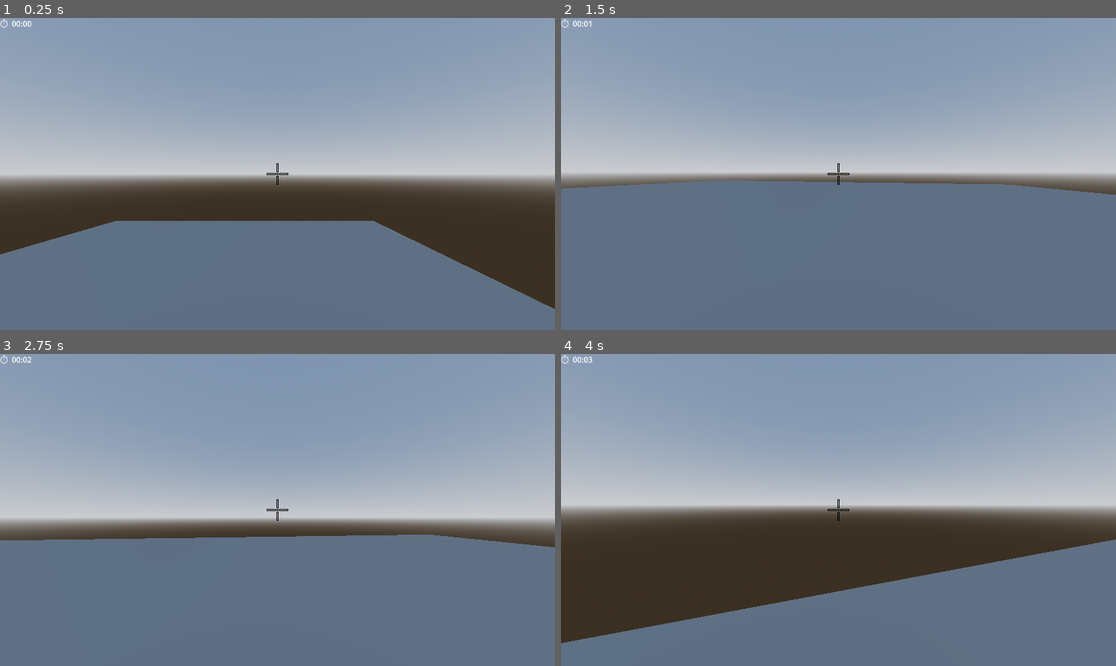
Above: before the commit, frames 1-4 (two rows, left to right).
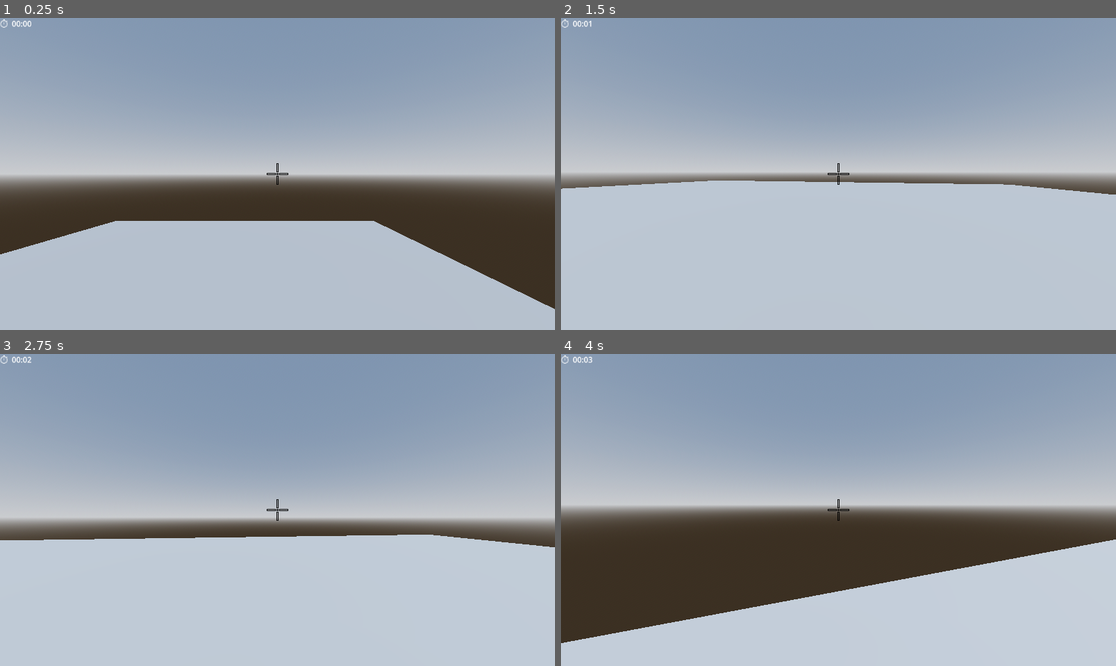
Above: after the commit, the same moments.

Repository: HaL-underscore-27/gamejam-outcasts
Game: Godot game, scene res://main.tscn
Two runs of this game, one before a commit and one after it. Both use one fixed random seed, a clock stepped at 60 frames per second and the inputs below.
Inputs (mouse positions are in pixels of both pictures, inside the frame that each line leads up to):
- Up to frame 1 (0.25 s): no input
- Up to frame 2 (1.5 s): move the mouse to (866, 174) at 0.52 s; hold Shift (sprint) 0.53-1.28 s; hold W (up) from 0.53 s (still down); tap Space (jump) at 0.77 s; move the mouse to (810, 174) at 1.27 s; tap Shift (sprint) at 1.35 s
- Up to frame 3 (2.75 s): keep holding W (up); tap Space (jump) at 1.52 s; move the mouse to (288, 503) at 2.02 s; hold Shift (sprint) from 2.03 s (still down)
- Up to frame 4 (4 s): keep holding W (up); move the mouse to (832, 516) at 2.77 s; release Shift (sprint) at 2.78 s; tap Shift (sprint) at 2.85 s; tap Space (jump) at 3.02, 3.77 s; move the mouse to (877, 513) at 3.52 s; hold Shift (sprint) from 3.53 s (still down)

The runs differ from the first frame. In frame 1, 29% of the frame differs, in the area x 0-100%, y 65-100%; in frame 2, 47%, in the area x 0-100%, y 52-100%; in frame 3, 41%; in frame 4, 24%.

Commit message:
added lights, crosshair and zombie entity

Diff:
--- /dev/null
+++ b/day_night_controller.gd
@@ -0,0 +1,45 @@
+extends Node3D
+
+@onready var sun: DirectionalLight3D = get_parent().get_node("Sun")
+@onready var world_env: WorldEnvironment = get_parent().get_node("WorldEnvironment")
+
+
+@export var day_duration_minutes: float = 1.0
+
+@export var night_duration_minutes: float = 1.0
+# should be 5 or 10 for both
+
+var elapsed_time: float = 0.0
+var total_cycle_seconds: float
+
+func _ready() -> void:
+	if not sun:
+		push_error("Sun node not found!")
+	if not world_env:
+		push_error("WorldEnvironment node not found!")
+	elif not world_env.environment:
+		push_error("WorldEnvironment has no Environment assigned!")
+
+	total_cycle_seconds = (day_duration_minutes + night_duration_minutes) * 60
+
+func _process(delta: float) -> void:
+	elapsed_time += delta
+	var cycle_pos = fmod(elapsed_time, total_cycle_seconds)
+
+	# Sun rotation
+	var t = cycle_pos / total_cycle_seconds
+	var sun_angle = lerp(-90, 270, t)
+	sun.rotation_degrees.x = sun_angle
+
+	var env = world_env.environment
+	if not env:
+		return
+
+	if cycle_pos < day_duration_minutes * 60:
+		var day_t = cycle_pos / (day_duration_minutes * 60)
+		sun.light_energy = lerp(0.2, 2.0, day_t)
+		env.ambient_light_color = Color(0.1,0.1,0.3).lerp(Color(1,1,1), day_t)
+	else:
+		var night_t = (cycle_pos - day_duration_minutes*60) / (night_duration_minutes*60)
+		sun.light_energy = lerp(2.0, 0.2, night_t)
+		env.ambient_light_color = Color(1,1,1).lerp(Color(0.1,0.1,0.3), night_t)
--- a/main.tscn
+++ b/main.tscn
@@ -1,6 +1,7 @@
-[gd_scene load_steps=11 format=3 uid="uid://bxtnfolff3kw1"]
+[gd_scene load_steps=12 format=3 uid="uid://bxtnfolff3kw1"]
 
 [ext_resource type="Script" uid="uid://c0pq52lxa305" path="res://player.gd" id="1_ig7tw"]
+[ext_resource type="Script" uid="uid://dbp5jsqfjokjs" path="res://day_night_controller.gd" id="1_lquwl"]
 [ext_resource type="Script" uid="uid://bbc4s2doob6o" path="res://zombie.gd" id="2_0xm2m"]
 [ext_resource type="Script" uid="uid://bed0x1mfmvd0m" path="res://ui.gd" id="3_h2yge"]
 [ext_resource type="Texture2D" uid="uid://dpwwjbygdkco6" path="res://images/crosshair.png" id="4_1bvp3"]
@@ -26,8 +27,17 @@
 
 [node name="Node3D" type="Node3D"]
 
-[node name="WorldEnvironment" type="WorldEnvironment" parent="."]
+[node name="Environment" type="Node3D" parent="."]
+
+[node name="Sun" type="DirectionalLight3D" parent="Environment"]
+transform = Transform3D(0.924075, -0.331006, 0.191105, -1.49013e-08, 0.499998, 0.866027, -0.382212, -0.800273, 0.462035, 0, 24.2943, 0)
+shadow_enabled = true
+
+[node name="WorldEnvironment" type="WorldEnvironment" parent="Environment"]
 environment = SubResource("Environment_h2yge")
+
+[node name="DayNightController" type="Node3D" parent="Environment"]
+script = ExtResource("1_lquwl")
 
 [node name="CSGBox3D" type="CSGBox3D" parent="."]
 transform = Transform3D(1, 0, 0, 0, 1, 0, 0, 0, 1, -5.69719, 0, -12.8485)
--- a/zombie.gd
+++ b/zombie.gd
@@ -2,6 +2,7 @@
 
 @export var speed: float = 2.0
 @export var target_path: NodePath  # Reference to Player
+@export var detection_radius: float = 5.0  # Distance at which zombie starts chasing
 
 @onready var target: CharacterBody3D = get_node_or_null(target_path)
 
@@ -19,12 +20,20 @@
 	if not target:
 		return
 
-	var direction = (target.global_position - global_position).normalized()
-	velocity = direction * speed
+	var distance_to_player = global_position.distance_to(target.global_position)
 
-	move_and_slide()
+	if distance_to_player <= detection_radius:
+		# Player is close, start chasing
+		var direction = (target.global_position - global_position).normalized()
+		velocity = direction * speed
+		move_and_slide()
 
-	# Make the zombie face the player (ignore Y rotation difference)
-	look_at(Vector3(target.global_position.x, global_position.y, target.global_position.z))
+		# Make the zombie face the player (ignore Y rotation difference)
+		look_at(Vector3(target.global_position.x, global_position.y, target.global_position.z))
 
-	print("🧟‍♂️ Zombie chasing", target.name)
+		print("🧟‍♂️ Zombie chasing", target.name)
+	else:
+		# Idle: stop moving
+		velocity = Vector3.ZERO
+		move_and_slide()
+		print("😴 Zombie idle")
Not shown, added: day_night_controller.gd.uid
